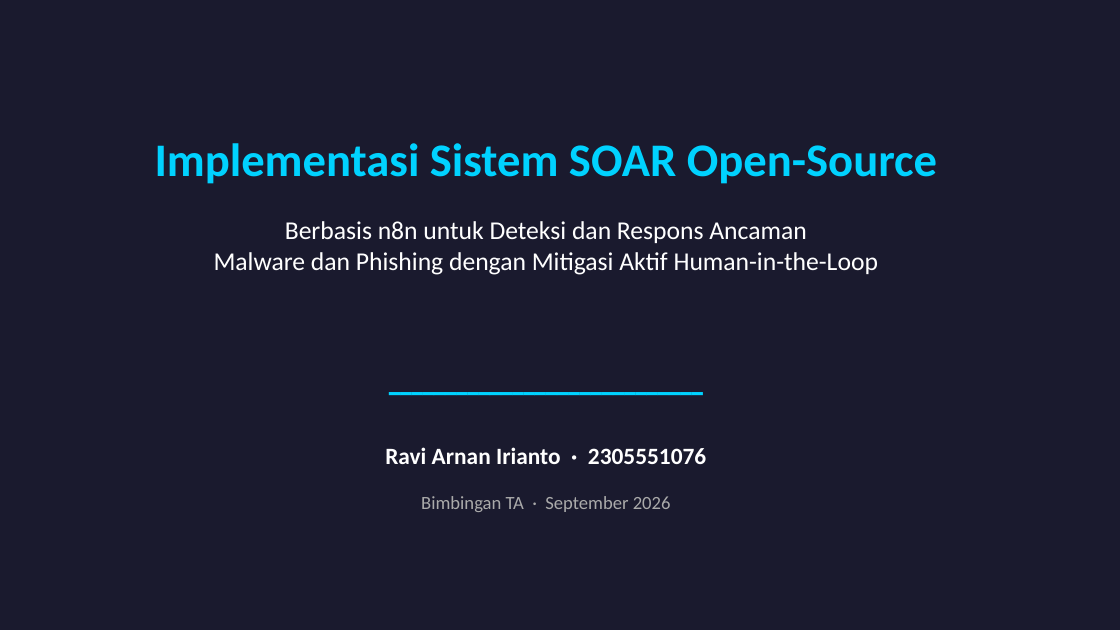
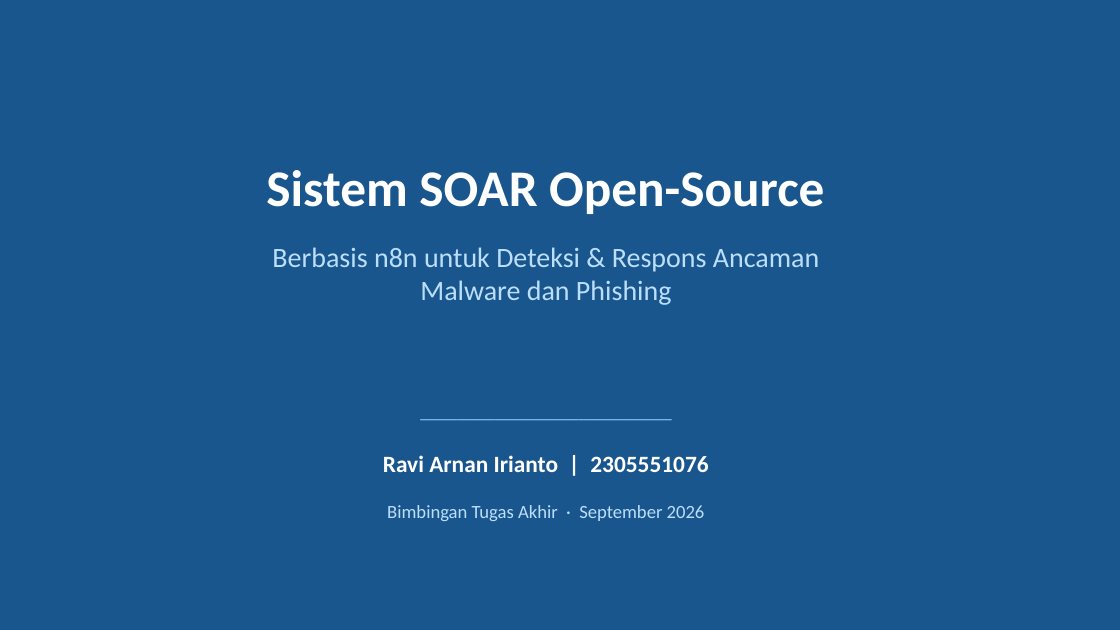
Before and after one commit to ravi-arnan/soar-project, a slide deck: slide 1 of docs/BIMBINGAN-TA-SOAR.pptx. Drawn at 1120x630 pixels with LibreOffice and Linux fonts; fonts in the diff are those of the drawing. Boxes give left, top, right and bottom in pixels: in the first picture for what was removed or moved away, otherwise in the second. Text is boxed around its words. In the diff, an @@ line names an element or a change of style, - is before the commit and + after.

Commit message:
docs: PPT bimbingan TA v2 — lebih natural, kurang AI-like
Perubahan:
- Background putih/biru (bukan dark theme neon)
- Bahasa lebih kasual: "udah", "ketangkep", "serahin"
- Kalimat penjelas di slide benchmark (bukan cuma angka)
- Decision paths pakai tabel (lebih mudah dibaca)
- Penutup: "bukan menggantikan analis, tapi membantu"
- Emoji dihapus dari judul kartu

```diff
--- a/docs/BIMBINGAN-TA-SOAR.pptx
+++ b/docs/BIMBINGAN-TA-SOAR.pptx
@@ background #1A1A2E to #1A568E @@
@@ text at (x1=266, y1=170, x2=824, y2=214): text changed; size 40 to 44 pt; text colour #00D2FF to #FFFFFF @@
-Implementasi Sistem SOAR Open-Source
+Sistem SOAR Open-Source
@@ text at (x1=272, y1=247, x2=819, y2=305): text changed; size 22 to 24 pt; text colour #FFFFFF to #BBDEFB @@
-Berbasis n8n untuk Deteksi dan Respons Ancaman
-Malware dan Phishing dengan Mitigasi Aktif Human-in-the-Loop
+Berbasis n8n untuk Deteksi & Respons Ancaman
+Malware dan Phishing
@@ text at (x1=84, y1=403, x2=1008, y2=445): text changed; text colour #00D2FF to #90CAF9 @@
-━━━━━━━━━━━━━━━━━━━━━━━━━━━━
+───────────────────────────
@@ text at (x1=383, y1=455, x2=708, y2=472): text changed @@
-Ravi Arnan Irianto · 2305551076
+Ravi Arnan Irianto | 2305551076
@@ text at (x1=387, y1=505, x2=705, y2=521): text changed; text colour #AAAAAA to #BBDEFB @@
-Bimbingan TA · September 2026
+Bimbingan Tugas Akhir · September 2026
```
Also in this commit, not shown: 1 other slide changed, 5 slides added, 5 slides removed, 1 other file.
